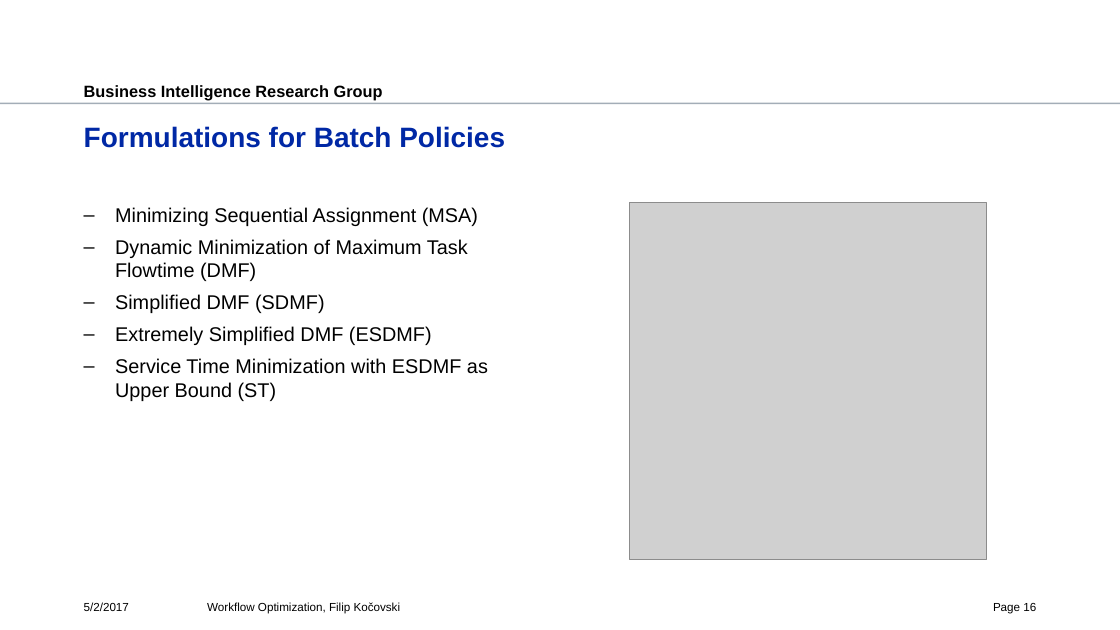
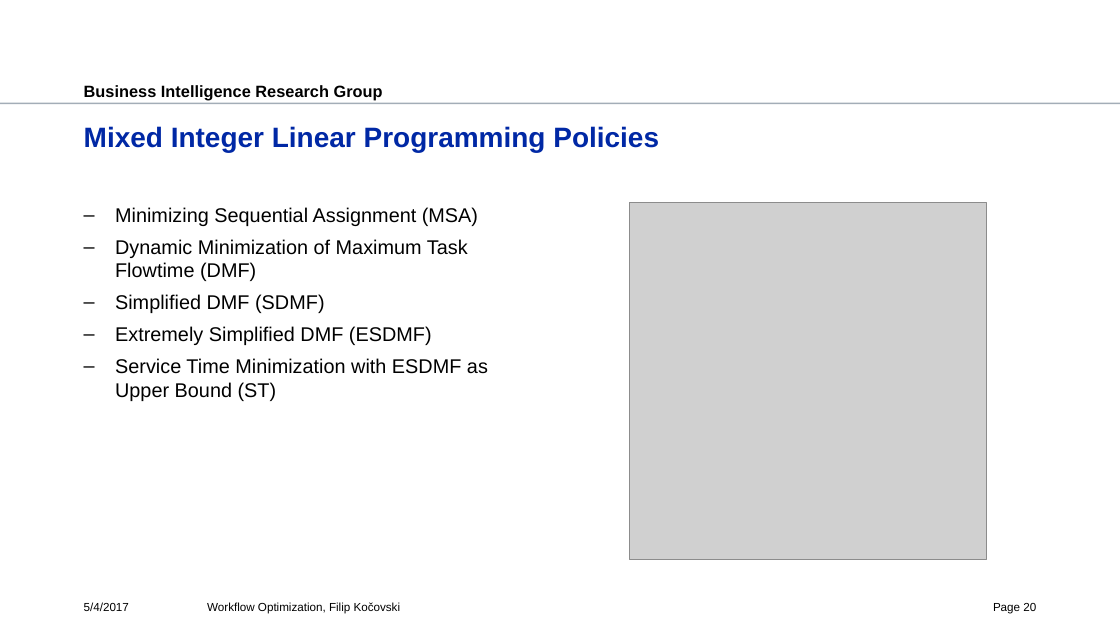
Before and after one commit to fkocovski/mt_presentation, a slide deck: slide 20 of Workflow Optimization.pptx (slide 16 before the commit). Drawn at 1120x630 pixels with LibreOffice and Linux fonts; fonts in the diff are those of the drawing; grey boxes stand for pictures; background and template pictures are left out. Boxes give left, top, right and bottom in pixels: in the first picture for what was removed or moved away, otherwise in the second. Text is boxed around its words. In the diff, an @@ line names an element or a change of style, - is before the commit and + after.

```diff
--- a/Workflow Optimization.pptx
+++ b/Workflow Optimization.pptx
@@ title at [84, 126, 659, 152]: text changed @@
-Formulations for Batch Policies
+Mixed Integer Linear Programming Policies
@@ text at [84, 602, 129, 611]: text changed @@
-5/2/2017
+5/4/2017
@@ page number at [993, 603, 1036, 613]: text changed @@
-Page 16
+Page 20
```
Also in this commit, not shown: 34 other slides changed, 8 slides added.
